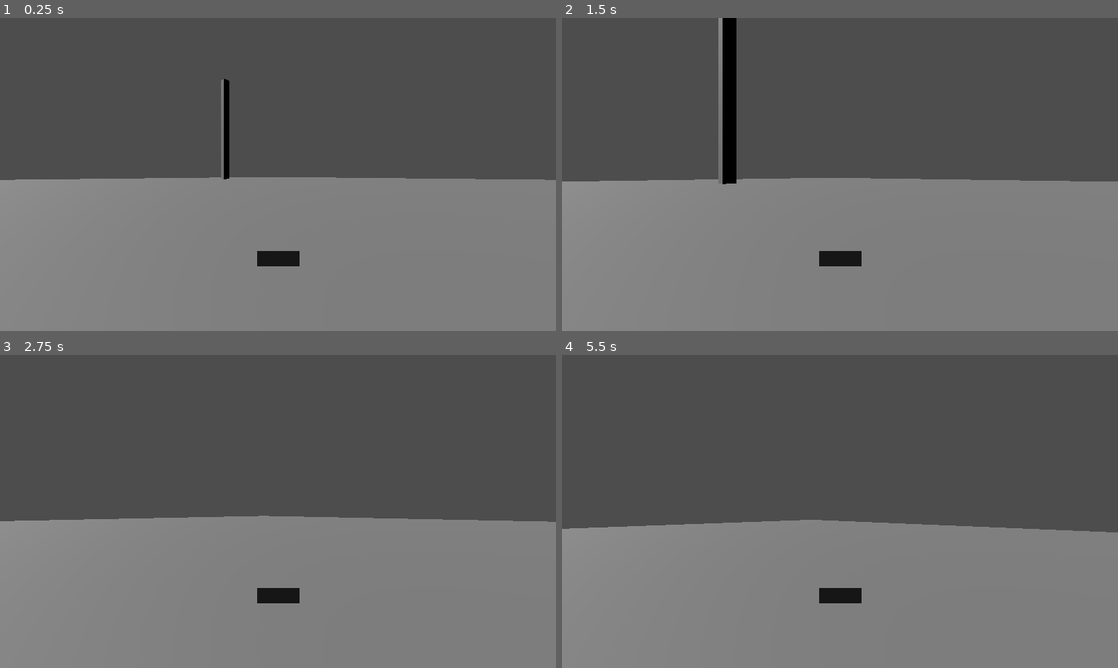
Above: before the commit, frames 1-4 (two rows, left to right).
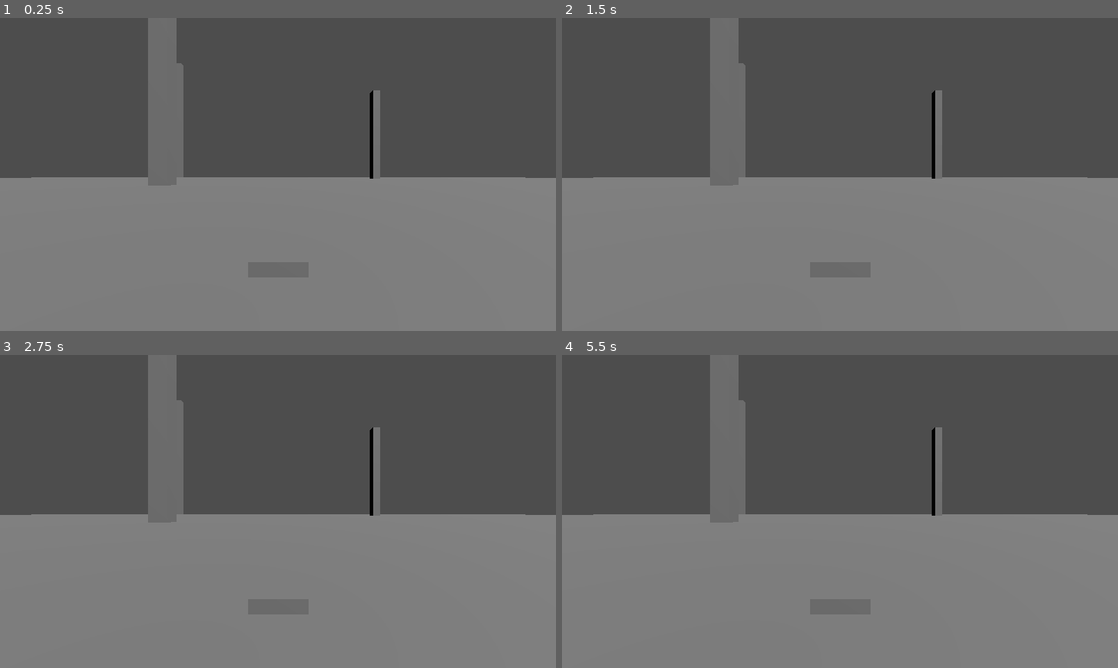
Above: after the commit, the same moments.

Repository: DnumdeYevoc/Plane-Game
Game: Godot game, scene res://game.tscn
Two runs of this game, one before a commit and one after it. Both use one fixed random seed, a clock stepped at 60 frames per second and the inputs below.
Inputs (mouse positions are in pixels of both pictures, inside the frame that each line leads up to):
- Up to frame 1 (0.25 s): no input
- Up to frame 2 (1.5 s): move the mouse to (962, 158) at 0.52 s; hold S (S) 0.53-1.28 s; tap D (D) at 0.6 s; move the mouse to (728, 190) at 1.27 s; tap S (S) at 1.35 s
- Up to frame 3 (2.75 s): tap D (D) at 1.55 s; move the mouse to (333, 442) at 2.02 s; hold S (S) from 2.03 s (still down); tap A (A) at 2.1 s
- Up to frame 4 (5.5 s): tap Enter at 2.75 s; move the mouse to (812, 574) at 2.77 s; release S (S) at 2.78 s; tap D (D) at 2.85, 4.55, 5.1 s; move the mouse to (1006, 558) at 3.52 s; hold S (S) 3.53-4.28 s; move the mouse to (673, 464) at 4.27 s; tap W (W) at 4.35 s; move the mouse to (867, 511) at 5.02 s; hold S (S) from 5.03 s (still down)

The runs differ from the first frame. In frame 1, 4.9% of the frame differs, in the area x 0-100%, y 0-80%; in frame 2, 4.4%; in frame 3, 5.4%; in frame 4, 7.4%.

Commit message:
started version3 of plane controller

Diff:
--- a/finalproject/PlaneController.gd
+++ b/finalproject/PlaneController.gd
@@ -4,7 +4,7 @@
 @export var min_speed := 0.0
 @export var acceleration := 15.5
 @export var deceleration := 10.5
-@export var current_speed := 50.0
+@export var current_speed := 5.0
 
 @export var yaw_speed := 45.0 #deg/s
 @export var pitch_speed := 45.0
@@ -34,7 +34,18 @@
 
 	move_and_slide()
 
-	var turn_dir = Vector3(-turn_input.y, -turn_input.x, -roll)
+	var turn_dir = Vector3(turn_input.y, turn_input.x, -roll)
 	apply_rotation(turn_dir,delta)
+
 func apply_rotation(vector, delta):
-	pass
+	rotate(basis.z.normalized(), vector.z * deg_to_rad(roll_speed) *delta)
+	rotate(basis.x.normalized(), vector.x * deg_to_rad(pitch_speed) *delta)
+	rotate(basis.y.normalized(), vector.y * deg_to_rad(yaw_speed) *delta)
+
+
+	model.rotation.z = lerp_angle(model.rotation.z, deg_to_rad(45) * vector.y, delta)
+	'''elif: vector.y >0:
+		model.rotation.z = lerp_angle(model.rotation.z, deg_to_rad(45) * vector.y, delta)
+	else:
+		model.rotation.z = lerp_angle(model.rotation.z, 0, delta)
+		'''
--- /dev/null
+++ b/finalproject/PlaneV3.tscn
@@ -0,0 +1,23 @@
+[gd_scene load_steps=4 format=3 uid="uid://c5ju7cbiir3ig"]
+
+[ext_resource type="Script" uid="uid://r6x02pw6bh8d" path="res://plane_v_3.gd" id="1_7bftx"]
+
+[sub_resource type="BoxShape3D" id="BoxShape3D_athpa"]
+size = Vector3(1, 0.5, 2)
+
+[sub_resource type="BoxMesh" id="BoxMesh_nbt1p"]
+size = Vector3(1, 0.5, 2)
+
+[node name="PlaneV3" type="CharacterBody3D"]
+script = ExtResource("1_7bftx")
+
+[node name="Camera3D" type="Camera3D" parent="."]
+transform = Transform3D(1, 0, 0, 0, 1, 0, 0, 0, 1, 0, 1.68756, 4.35767)
+current = true
+
+[node name="CollisionShape3D" type="CollisionShape3D" parent="."]
+shape = SubResource("BoxShape3D_athpa")
+
+[node name="MeshInstance3D" type="MeshInstance3D" parent="."]
+mesh = SubResource("BoxMesh_nbt1p")
+skeleton = NodePath("../CollisionShape3D")
--- /dev/null
+++ b/finalproject/camera_3d.gd
@@ -0,0 +1,9 @@
+extends Node3D
+
+@export var target:Node3D
+
+func _process(delta: float) -> void:
+	position = lerp(position, target.position, 20*delta)
+	rotation.x = lerp_angle(rotation.x, target.rotation.x, delta)
+	rotation.y = lerp_angle(rotation.y, target.rotation.y, 2*delta)
+	rotation.z = lerp_angle(rotation.z, target.rotation.z, 2*delta)
--- a/finalproject/game.tscn
+++ b/finalproject/game.tscn
@@ -1,6 +1,6 @@
 [gd_scene load_steps=4 format=3 uid="uid://dxk644sdwqkir"]
 
-[ext_resource type="PackedScene" uid="uid://e51tlq7ohecw" path="res://plane.tscn" id="1_80nbo"]
+[ext_resource type="PackedScene" uid="uid://c5ju7cbiir3ig" path="res://PlaneV3.tscn" id="1_e2o6t"]
 
 [sub_resource type="PlaneMesh" id="PlaneMesh_e2o6t"]
 size = Vector2(50, 50)
@@ -9,10 +9,6 @@
 size = Vector3(0.5, 20, 0.5)
 
 [node name="Game" type="Node"]
-
-[node name="Plane" parent="." instance=ExtResource("1_80nbo")]
-transform = Transform3D(-0.680606, 0, 0.73265, 0, 1, 0, -0.73265, 0, -0.680606, 0, 0.104086, 0)
-yaw_speed = 60.0
 
 [node name="Test Environment" type="Node3D" parent="."]
 transform = Transform3D(6, 0, 0, 0, 6, 0, 0, 0, 6, 0, 0, 0)
@@ -47,5 +43,4 @@
 [node name="DirectionalLight3D" type="DirectionalLight3D" parent="Test Environment"]
 transform = Transform3D(0.146447, -0.853553, 0.5, 0.5, 0.5, 0.707107, -0.853553, 0.146447, 0.5, 0, 16.6403, 0)
 
-[node name="Camera3D" type="Camera3D" parent="."]
-transform = Transform3D(1, 0, 0, 0, 1, 0, 0, 0, 1, 0, 28.659, 155.603)
+[node name="PlaneV3" parent="." instance=ExtResource("1_e2o6t")]
--- a/finalproject/plane.tscn
+++ b/finalproject/plane.tscn
@@ -13,12 +13,12 @@
 script = ExtResource("1_s46f0")
 
 [node name="Camera3D" type="Camera3D" parent="."]
-transform = Transform3D(1, 0, 0, 0, 1, 0, 0, 0, 1, 0, 2.03278, 5.74296)
-current = true
+transform = Transform3D(1, 0, 0, 0, 1, 0, 0, 0, 1, 0, 1.72862, 4.7222)
 
 [node name="CollisionShape3D" type="CollisionShape3D" parent="."]
+transform = Transform3D(1, 0, 0, 0, 1, 0, 0, 0, 1, 0, 0.050369, 0.0429087)
 shape = SubResource("BoxShape3D_dpar4")
 
 [node name="Model" type="MeshInstance3D" parent="."]
-transform = Transform3D(1, 0, 0, 0, 1, 0, 0, 0, 1, 0, 0.00805998, -0.0064621)
+transform = Transform3D(1, 0, 0, 0, 1, 0, 0, 0, 1, 0, 0.0267808, -0.0268507)
 mesh = SubResource("BoxMesh_r8t2q")
--- /dev/null
+++ b/finalproject/plane_v_3.gd
@@ -0,0 +1,19 @@
+extends CharacterBody3D
+
+
+var turn_input : Vector2
+var screen_center : Vector2
+@onready var cam: Camera3D = $Camera3D
+
+func _ready() -> void:
+	screen_center = cam.get_viewport().size /2.0
+	get_tree().root.size_changed.connect(_on_viewport_size_changed)
+
+func _on_viewport_size_changed():
+	screen_center = cam.get_viewport().size /2.0
+
+func _physics_process(delta: float) -> void:
+	turn_input = (screen_center - get_viewport().get_mouse_position()).normalized()
+
+	#Quaternion(to_global() - v1)
+	#look_at(Vector3(turn_input.x, turn_input.y, 0.1))
Not shown, added: finalproject/camera_3d.gd.uid
Not shown, added: finalproject/plane_v_3.gd.uid
